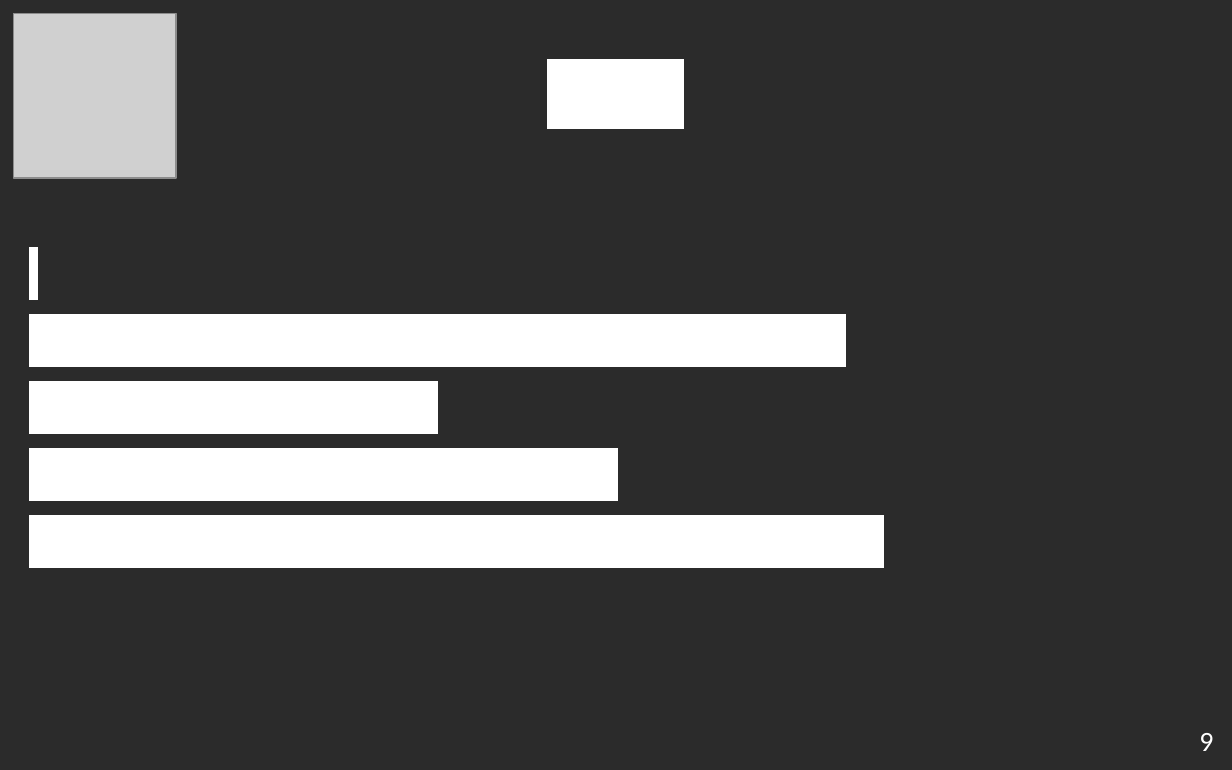
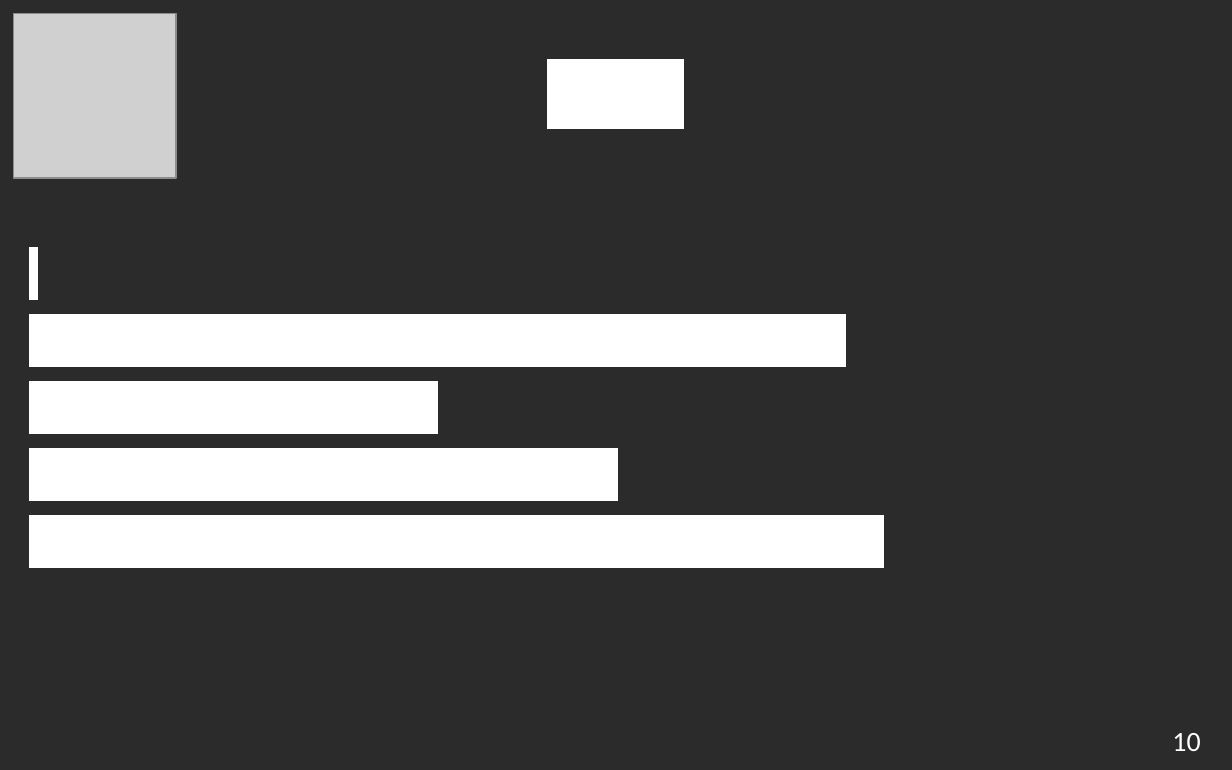
Before and after one commit to edri/EasyGoing, a slide deck: slide 11 of doc/other/presentation_finale/presentation_finale.odp (slide 10 before the commit). Drawn at 1232x770 pixels with LibreOffice and Linux fonts; fonts in the diff are those of the drawing; grey boxes stand for pictures; background and template pictures are left out; a plain dark background stands for a picture behind light text. Boxes give left, top, right and bottom in pixels: in the first picture for what was removed or moved away, otherwise in the second. Text is boxed around its words. In the diff, an @@ line names an element or a change of style, - is before the commit and + after.

Commit message:
Update presentation.

```diff
--- a/doc/other/presentation_finale/presentation_finale.odp
+++ b/doc/other/presentation_finale/presentation_finale.odp
@@ text added at [1172, 733, 1200, 751], 18 pt, text #FFFFFF @@
+10
@@ text removed at [1199, 733, 1213, 751] @@
-9
```
Also in this commit, not shown: 2 other slides changed, 1 slide added, 1 other file.
